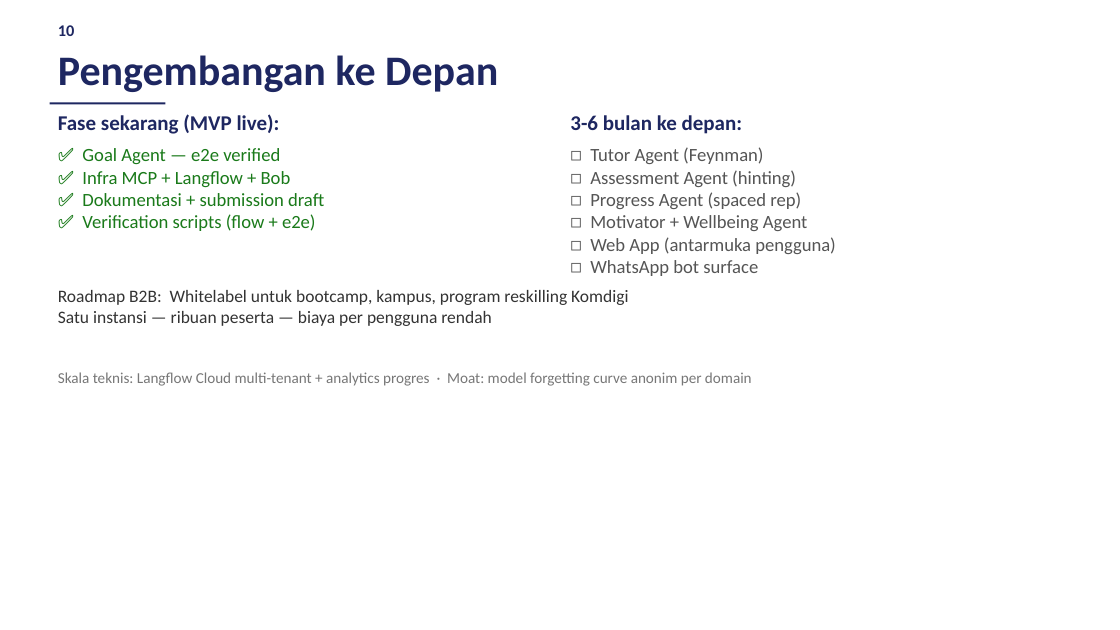
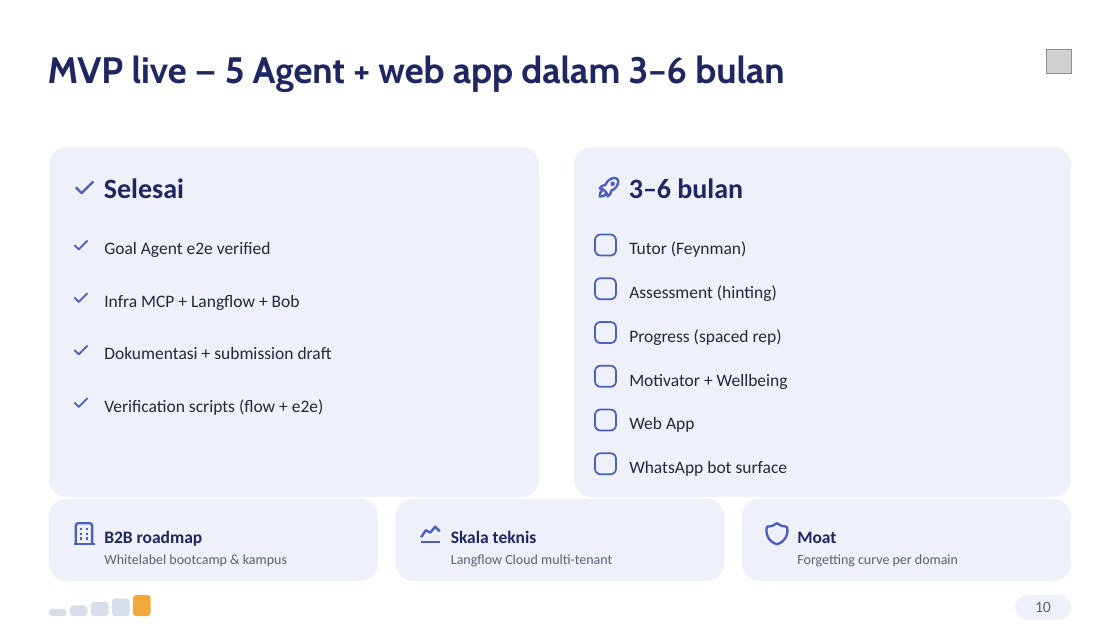
Before and after one commit to mmuchsin/serambi-ai, a slide deck: slide 10 of slides/serambi-pitch-deck.pptx. Drawn at 1120x630 pixels with LibreOffice and Linux fonts; fonts in the diff are those of the drawing; grey boxes stand for pictures. Boxes give left, top, right and bottom in pixels: in the first picture for what was removed or moved away, otherwise in the second. Text is boxed around its words. In the diff, an @@ line names an element or a change of style, - is before the commit and + after.

```diff
--- a/slides/serambi-pitch-deck.pptx
+++ b/slides/serambi-pitch-deck.pptx
@@ text added at box(48, 55, 784, 92), 31.5 pt, text #1E2761, bold @@
+MVP live — 5 Agent + web app dalam 3–6 bulan
@@ text removed at box(58, 55, 498, 92) @@
-Pengembangan ke Depan
@@ picture added at box(1047, 49, 1071, 73) @@
@@ rectangle removed at box(50, 103, 166, 104) @@
@@ text removed at box(58, 114, 280, 134) @@
-Fase sekarang (MVP live):
@@ text removed at box(82, 148, 324, 231) @@
-✅ Goal Agent — e2e verified
-✅ Infra MCP + Langflow + Bob
-✅ Dokumentasi + submission draft
-✅ Verification scripts (flow + e2e)
@@ text removed at box(590, 147, 836, 276) @@
-◻ Tutor Agent (Feynman)
-◻ Assessment Agent (hinting)
-◻ Progress Agent (spaced rep)
-◻ Motivator + Wellbeing Agent
-◻ Web App (antarmuka pengguna)
-◻ WhatsApp bot surface
@@ text at box(629, 178, 743, 198): text changed; size 18 to 24 pt @@
-3-6 bulan ke depan:
+3–6 bulan
@@ text removed at box(58, 290, 628, 326) @@
-Roadmap B2B: Whitelabel untuk bootcamp, kampus, program reskilling Komdigi
-Satu instansi — ribuan peserta — biaya per pengguna rendah
@@ text removed at box(58, 372, 752, 386) @@
-Skala teknis: Langflow Cloud multi-tenant + analytics progres · Moat: model forgetting curve anonim per domain
@@ group added at box(49, 147, 539, 497): 5 freeform shapes, 5 texts, 1 rounded rectangle @@
+Selesai
+Goal Agent e2e verified
+Infra MCP + Langflow + Bob
+Dokumentasi + submission draft
+Verification scripts (flow + e2e)
@@ group added at box(574, 147, 1071, 497): 7 rounded rectangles, 6 texts, 3 freeform shapes @@
+Tutor (Feynman)
+Assessment (hinting)
+Progress (spaced rep)
+Motivator + Wellbeing
+Web App
+WhatsApp bot surface
@@ group added at box(49, 499, 378, 581): 8 freeform shapes, 2 texts, 1 rounded rectangle @@
+B2B roadmap
+Whitelabel bootcamp & kampus
@@ group added at box(396, 499, 725, 581): 2 freeform shapes, 2 texts, 1 rounded rectangle @@
+Skala teknis
+Langflow Cloud multi-tenant
@@ group added at box(742, 499, 1071, 581): 2 texts, 1 rounded rectangle, 1 freeform shape @@
+Moat
+Forgetting curve per domain
@@ group added at box(49, 595, 1071, 619): 6 rounded rectangles @@
@@ text "10": place and size @@
-text "10" at box(58, 25, 75, 36)
+text "10" at box(1035, 602, 1051, 612)
@@ text "10" at box(1035, 602, 1051, 612): size 14 to 13.5 pt, text colour #1E2761 to #5A6178, bold off; alignment left to centre @@
```
Also in this commit, not shown: 9 other slides changed, 1 slide added, 1 slide removed, 13 other files.
